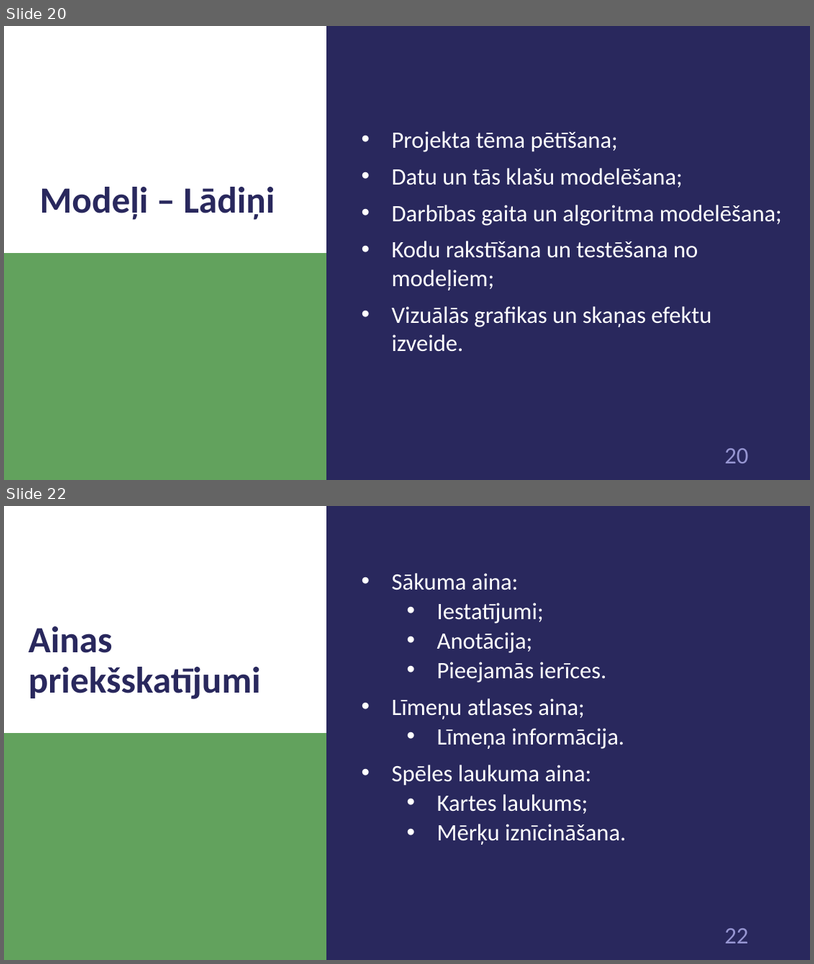
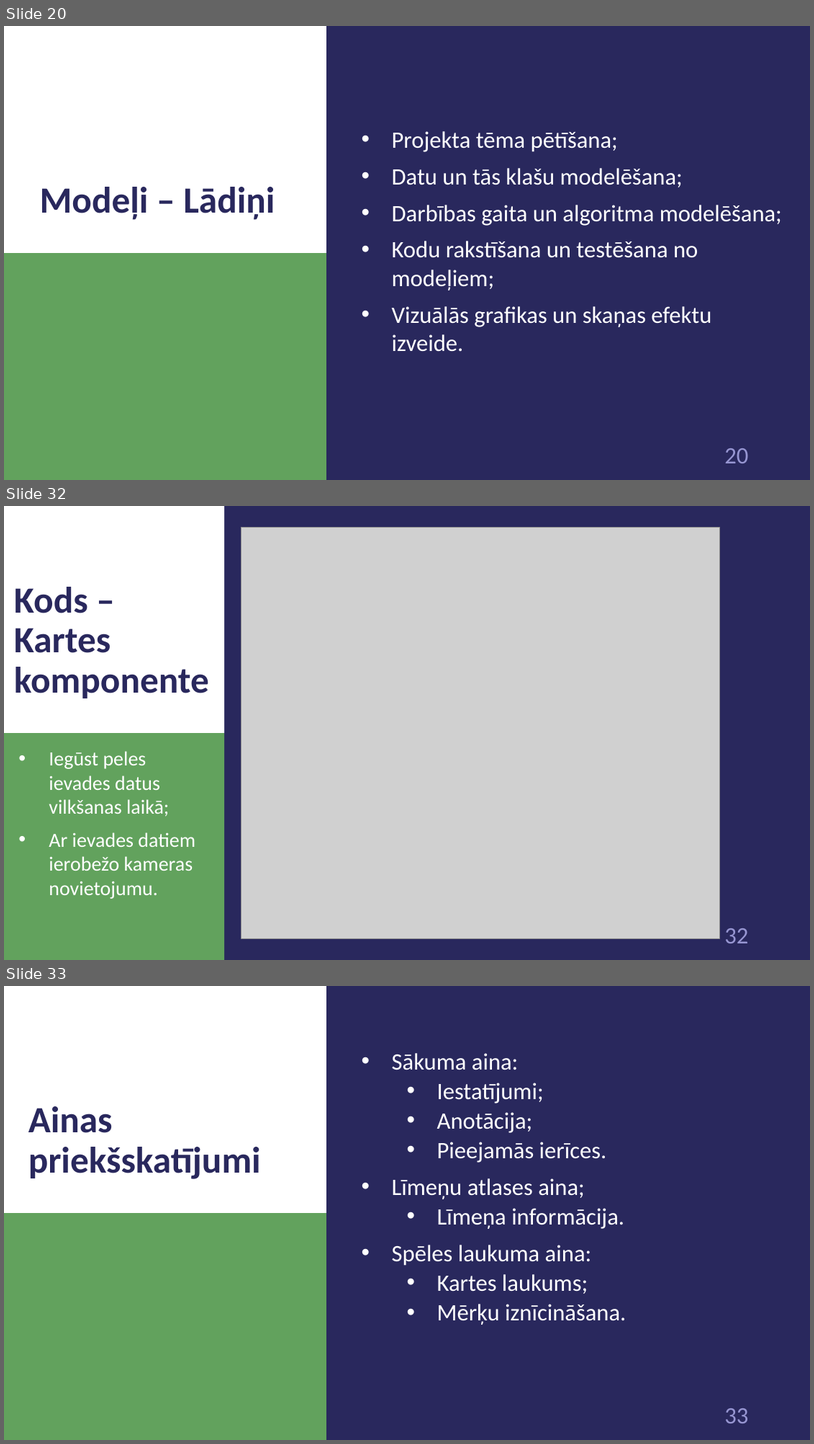
Before and after one commit to 1ivyatan/drumstalotajs, a slide deck: Documentation/Prezentācija.pptx. Shown one above the other, each under a label of ours: slides 20 and 22 before the commit, slides 20, 32 and 33 after it; the slides between them are not shown. The pictures are 814x964 and 814x1444 pixels, drawn with LibreOffice and Linux fonts; fonts in the diff are those of the drawing; grey boxes stand for pictures. Boxes give left, top, right and bottom in pixels: in the first picture for what was removed or moved away, otherwise in the second. Text is boxed around its words. In the diff, an @@ line names an element or a change of style, - is before the commit and + after.

```diff
--- a/Documentation/Prezentācija.pptx
+++ b/Documentation/Prezentācija.pptx
@@ slide 32 added at <box>4,506,810,960</box>, background #29285D; not listed: 1 template element that a slide beside it also shows @@
@@ rectangle added at <box>4,506,225,733</box>, fill #FFFFFF @@
@@ picture added at <box>242,527,720,938</box> @@
@@ title added at <box>14,587,209,698</box>, 44 pt, text #29285D, bold @@
+Kods – Kartes komponente
@@ rectangle added at <box>4,733,225,960</box>, fill #62A25D @@
@@ text added at <box>49,751,196,898</box>, 24 pt, text #FFFFFF @@
+• Iegūst peles ievades datus vilkšanas laikā;
+• Ar ievades datiem ierobežo kameras novietojumu.
@@ what was slide 22 is now slide 33 @@
@@ page number at <box>725,1408,748,1423</box>: text changed @@
-22
+33
```
Also in this commit, not shown: 3 slides changed, 11 other slides added, 1 slide removed.
